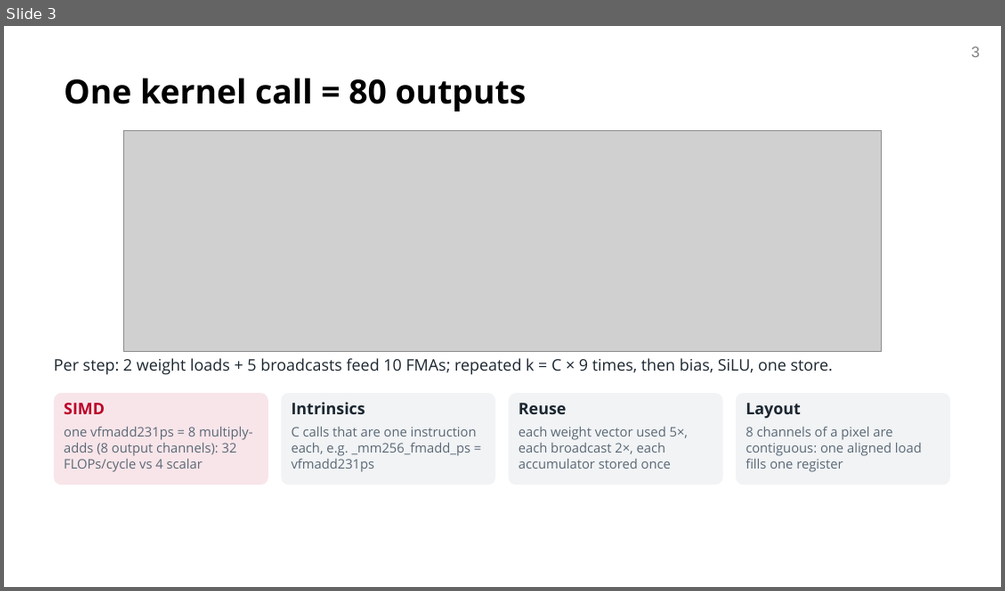
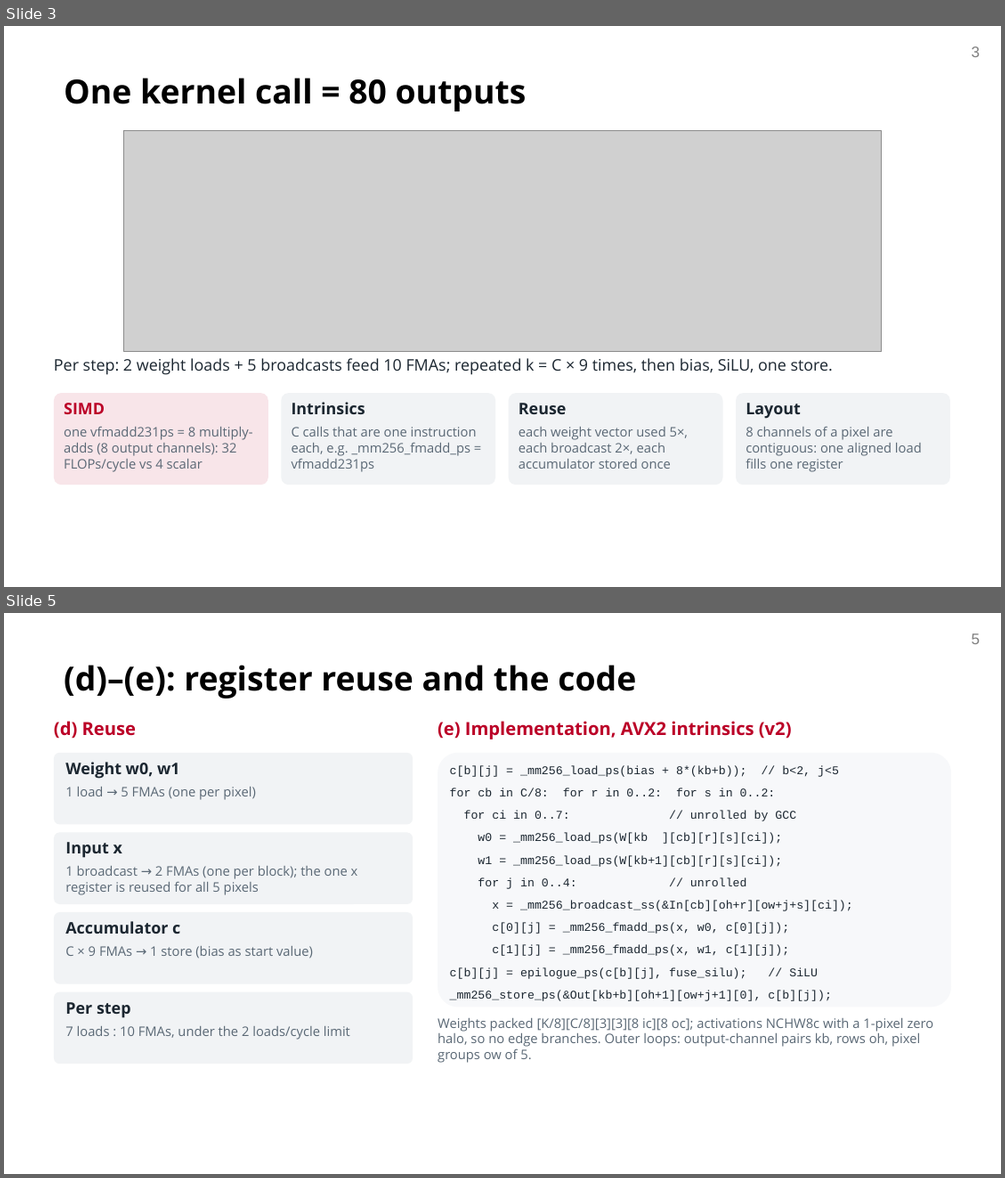
Before and after one commit to OTANK10/fast-yolov8-broadwell, a slide deck: docs/milestone/om/slides/om_mid_presentation_cmu.pptx. Shown one above the other, each under a label of ours: slide 3 before the commit, slides 3 and 5 after it; the slides between them are not shown. The pictures are 1005x591 and 1005x1178 pixels, drawn with LibreOffice and Linux fonts; fonts in the diff are those of the drawing; grey boxes stand for pictures; background and template pictures are left out. Boxes give left, top, right and bottom in pixels: in the first picture for what was removed or moved away, otherwise in the second. Text is boxed around its words. In the diff, an @@ line names an element or a change of style, - is before the commit and + after.

```diff
--- a/docs/milestone/om/slides/om_mid_presentation_cmu.pptx
+++ b/docs/milestone/om/slides/om_mid_presentation_cmu.pptx
@@ slide 5 added at [4,613,1001,1174], background #FFFFFF; not listed: 1 template element that a slide beside it also shows @@
@@ title added at [64,665,636,698], 24 pt, text #000000, bold @@
+(d)–(e): register reuse and the code
@@ text added at [54,721,136,738], 13 pt, text #BB0027, bold @@
+(d) Reuse
@@ text added at [437,721,792,739], 13 pt, text #BB0027, bold @@
+(e) Implementation, AVX2 intrinsics (v2)
@@ rounded rectangle added at [54,753,413,824], fill #F1F3F5 @@
@@ text added at [65,762,180,779], 11.5 pt, text #1B2630, bold @@
+Weight w0, w1
@@ rounded rectangle added at [437,753,951,1006], fill #F7F8FA @@
@@ text added at [450,765,853,1001], 8.5 pt, text #1B2630 @@
+c[b][j] = _mm256_load_ps(bias + 8*(kb+b)); // b<2, j<5
+for cb in C/8: for r in 0..2: for s in 0..2:
+for ci in 0..7: // unrolled by GCC
+w0 = _mm256_load_ps(W[kb ][cb][r][s][ci]);
+w1 = _mm256_load_ps(W[kb+1][cb][r][s][ci]);
+for j in 0..4: // unrolled
+x = _mm256_broadcast_ss(&In[cb][oh+r][ow+j+s][ci]);
+c[0][j] = _mm256_fmadd_ps(x, w0, c[0][j]);
+c[1][j] = _mm256_fmadd_ps(x, w1, c[1][j]);
+c[b][j] = epilogue_ps(c[b][j], fuse_silu); // SiLU
+_mm256_store_ps(&Out[kb+b][oh+1][ow+j+1][0], c[b][j]);
@@ text added at [65,787,256,800], 9.5 pt, text #5A6875 @@
+1 load → 5 FMAs (one per pixel)
@@ rounded rectangle added at [54,832,413,904], fill #F1F3F5 @@
@@ text added at [65,842,122,858], 11.5 pt, text #1B2630, bold @@
+Input x
@@ text added at [65,866,358,895], 9.5 pt, text #5A6875 @@
+1 broadcast → 2 FMAs (one per block); the one x register is reused for all 5 pixels
@@ rounded rectangle added at [54,912,413,984], fill #F1F3F5 @@
@@ text added at [65,921,180,933], 11.5 pt, text #1B2630, bold @@
+Accumulator c
@@ text added at [65,946,313,958], 9.5 pt, text #5A6875 @@
+C × 9 FMAs → 1 store (bias as start value)
@@ rounded rectangle added at [54,992,413,1063], fill #F1F3F5 @@
@@ text added at [65,1002,131,1018], 11.5 pt, text #1B2630, bold @@
+Per step
@@ text added at [65,1026,350,1039], 9.5 pt, text #5A6875 @@
+7 loads : 10 FMAs, under the 2 loads/cycle limit
@@ text added at [437,1018,934,1062], 9.5 pt, text #5A6875 @@
+Weights packed [K/8][C/8][3][3][8 ic][8 oc]; activations NCHW8c with a 1-pixel zero halo, so no edge branches. Outer loops: output-channel pairs kb, rows oh, pixel groups ow of 5.
```
Also in this commit, not shown: 5 slides changed, 3 other slides added, 2 slides removed, 6 other files.
